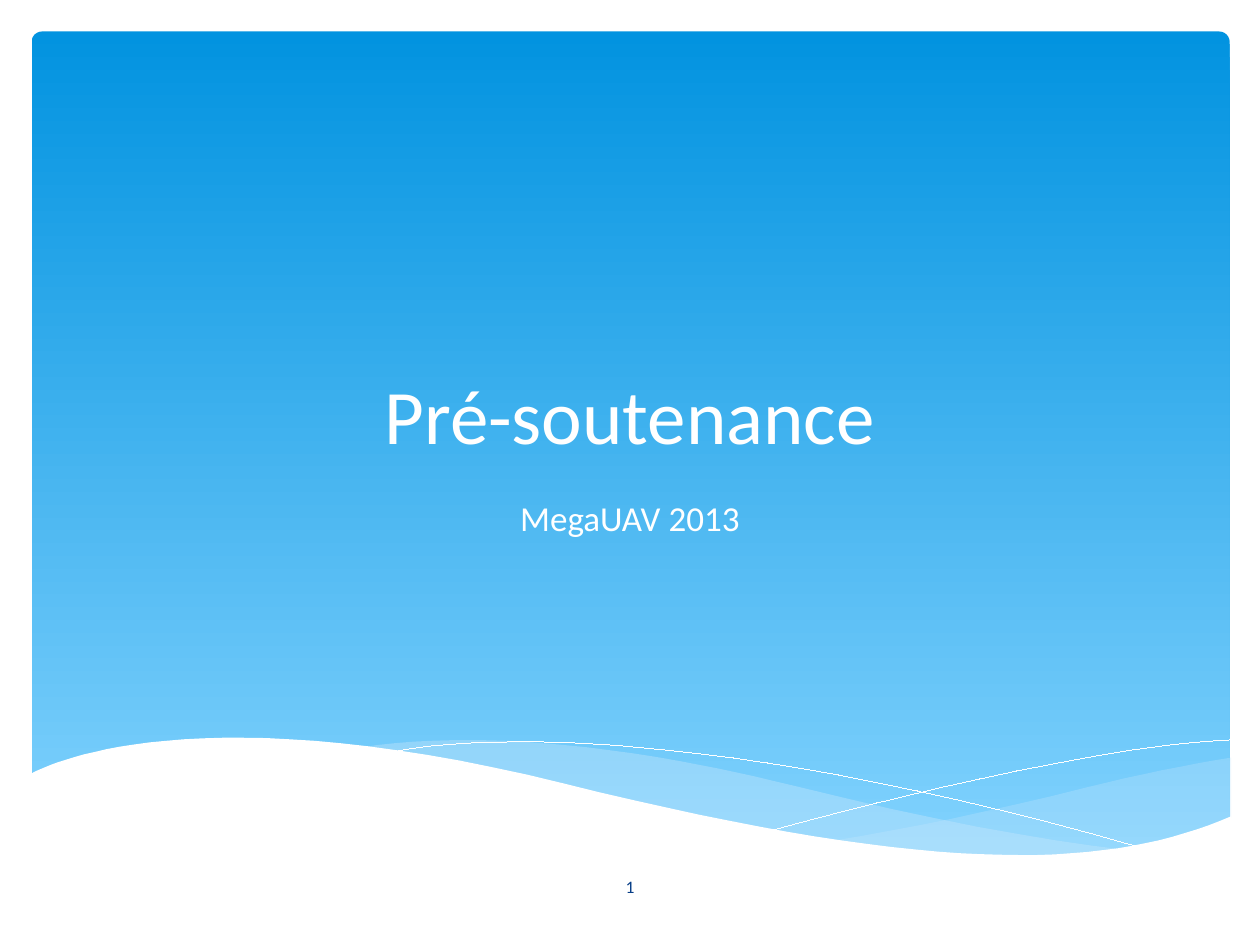
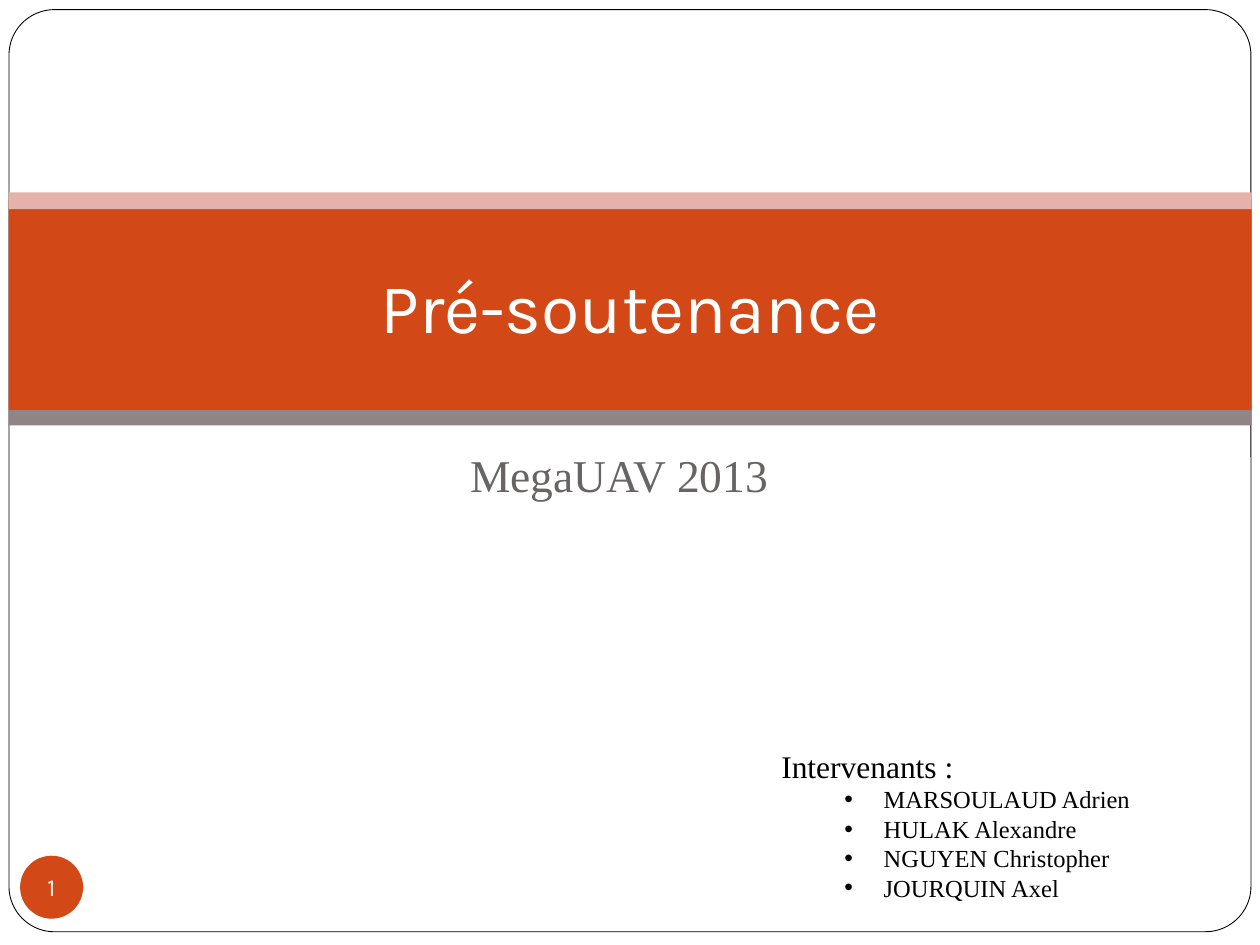
Before and after one commit to xzar/megauav2013, a slide deck: slide 1 of docs/Soutenance/PréSoutenance 0511.pptx. Drawn at 1260x945 pixels with LibreOffice and Linux fonts; fonts in the diff are those of the drawing; background and template pictures are left out. Boxes give left, top, right and bottom in pixels: in the first picture for what was removed or moved away, otherwise in the second. Text is boxed around its words. In the diff, an @@ line names an element or a change of style, - is before the commit and + after.

Commit message:
fin slide pre soutenance

```diff
--- a/docs/Soutenance/PréSoutenance 0511.pptx
+++ b/docs/Soutenance/PréSoutenance 0511.pptx
@@ rounded rectangle: place and size @@
-rounded rectangle at [32,32,1230,863]
+rounded rectangle at [9,10,1251,932]
@@ rounded rectangle at [9,10,1251,932]: fill gradient #0293E0 to #83D3FE to #FFFFFF; outline none to #000000 0.5 pt; proportions changed @@
@@ rectangle added at [9,199,1252,410], fill #D34817 @@
@@ rectangle added at [9,193,1252,209], fill #E6B1AC @@
@@ title "Pré-soutenance": place and size @@
-title "Pré-soutenance" at [384,391,874,445]
+title "Pré-soutenance" at [381,279,880,334]
@@ title "Pré-soutenance" at [381,279,880,334]: size 44 to 40 pt, font Calibri to Karla; vertical alignment bottom to middle @@
@@ rectangle added at [9,411,1252,426], fill #918485 @@
@@ subtitle "MegaUAV 2013": place and size @@
-subtitle "MegaUAV 2013" at [520,508,740,537]
+subtitle "MegaUAV 2013" at [470,462,768,501]
@@ subtitle "MegaUAV 2013" at [470,462,768,501]: size 20 to 26 pt, font Calibri to Times New Roman, text colour #FFFFFF to #696464; more space between paragraphs @@
@@ group removed at [29,738,1231,922]: 5 freeform shapes @@
@@ text added at [781,757,1130,901], 14 pt, text #000000 @@
+Intervenants :
+  • MARSOULAUD Adrien
+  • HULAK Alexandre
+  • NGUYEN Christopher
+  • JOURQUIN Axel
@@ page number: place and size @@
-page number at [626,881,635,893]
+page number at [20,856,83,919]
@@ page number at [20,856,83,919]: size 10 to 14 pt, font Calibri to Karla, text colour #073E87 to #FFFFFF; fill none to #D34817 @@
```
Also in this commit, not shown: 12 other slides changed, 1 slide added, 2 slides removed.
